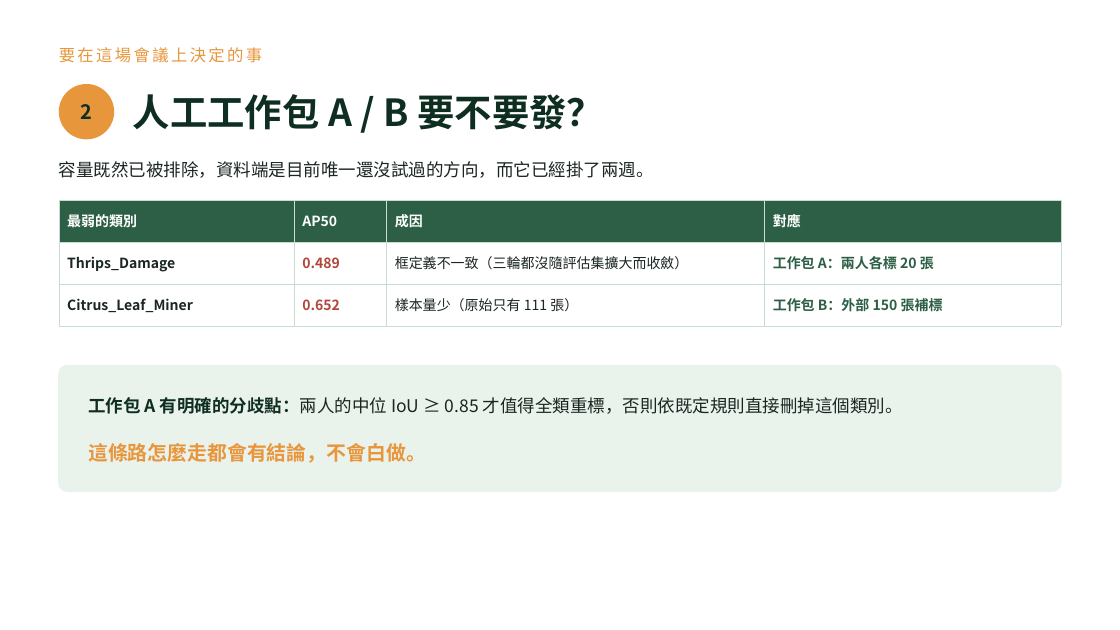
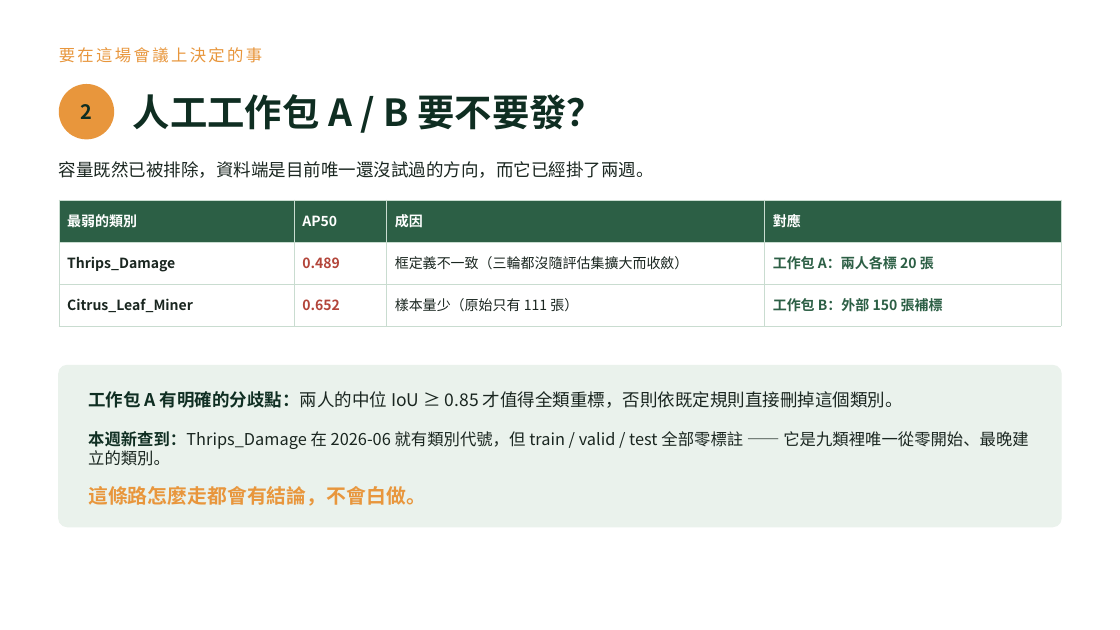
Before and after one commit to DreamOver9183/AY2026_Citrus_Pests_and_Diseases_Project, a slide deck: slide 9 of docs/v12.1_簡報_口頭報告.pptx. Drawn at 1120x630 pixels with LibreOffice and Linux fonts; fonts in the diff are those of the drawing. Boxes give left, top, right and bottom in pixels: in the first picture for what was removed or moved away, otherwise in the second. Text is boxed around its words. In the diff, an @@ line names an element or a change of style, - is before the commit and + after.

```diff
--- a/docs/v12.1_簡報_口頭報告.pptx
+++ b/docs/v12.1_簡報_口頭報告.pptx
@@ rounded rectangle: place and size @@
-rounded rectangle at (59,365,1061,492)
+rounded rectangle at (59,365,1061,527)
@@ rounded rectangle at (59,365,1061,527): proportions changed @@
@@ text "工作包 A 有明確的分歧點：兩人的中位 IoU ≥ ...": place and size @@
-text "工作包 A 有明確的分歧點：兩人的中位 IoU ≥ ..." at (88,397,903,414)
+text "工作包 A 有明確的分歧點：兩人的中位 IoU ≥ ..." at (88,391,903,408)
@@ text added at (88,431,1028,466), 14 pt, text #1A2620 @@
+本週新查到：Thrips_Damage 在 2026-06 就有類別代號，但 train / valid / test 全部零標註 —— 它是九類裡唯一從零開始、最晚建立的類別。
@@ text "這條路怎麼走都會有結論，不會白做。": place and size @@
-text "這條路怎麼走都會有結論，不會白做。" at (88,443,426,463)
+text "這條路怎麼走都會有結論，不會白做。" at (88,486,426,506)
```
Also in this commit, not shown: 1 other slide changed, 2 slides added, 3 other files.
